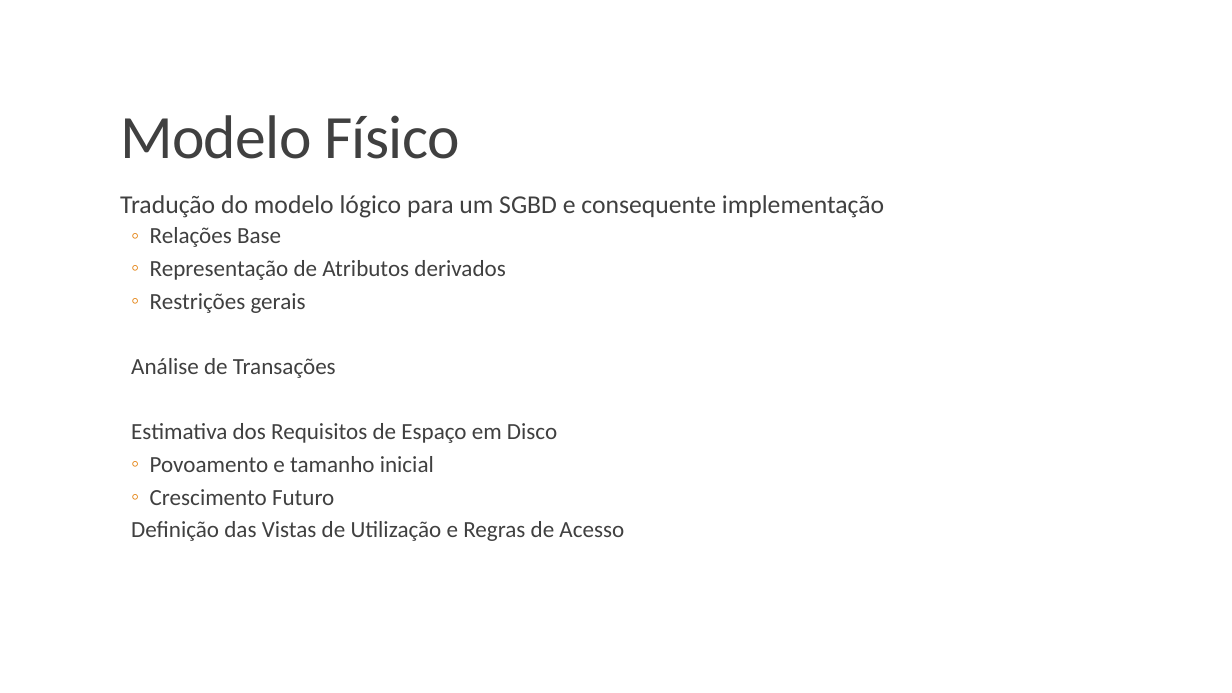
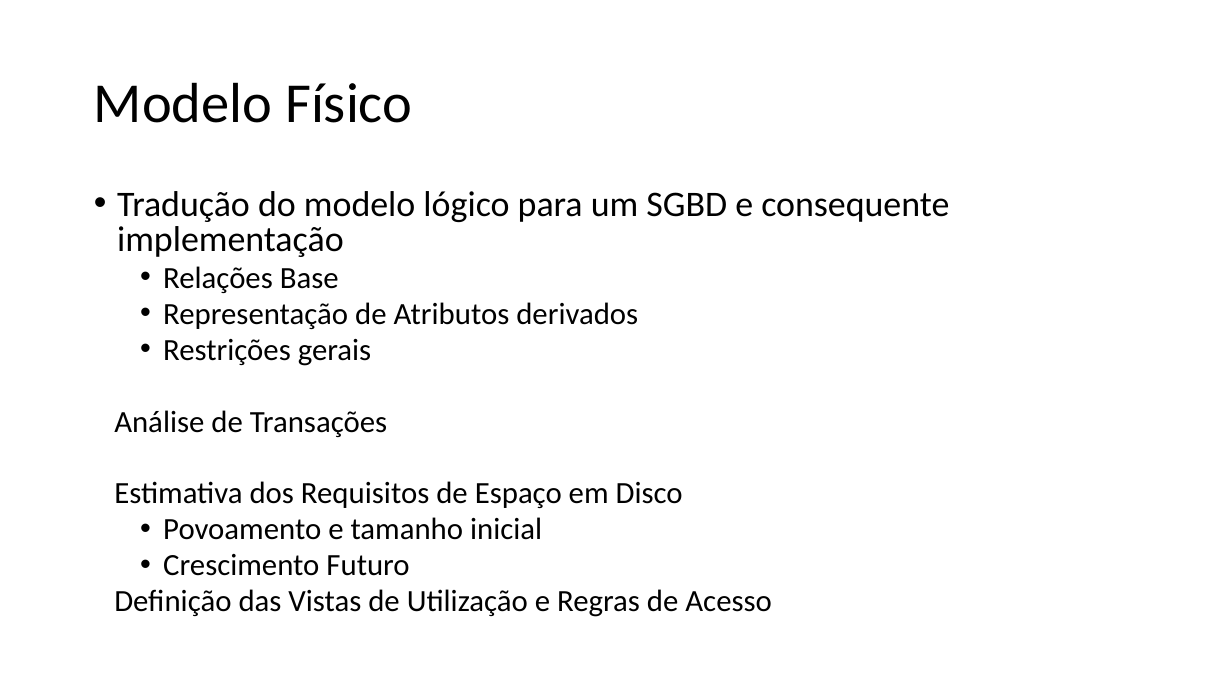
Before and after one commit to b-p3r/BD-1516, a slide deck: slide 24 of begininPP.pptx (slide 14 before the commit). Drawn at 1232x693 pixels with LibreOffice and Linux fonts; fonts in the diff are those of the drawing. Boxes give left, top, right and bottom in pixels: in the first picture for what was removed or moved away, otherwise in the second. Text is boxed around its words. In the diff, an @@ line names an element or a change of style, - is before the commit and + after.

Commit message:
submete modelo conceptual e capa + cenas

```diff
--- a/begininPP.pptx
+++ b/begininPP.pptx
@@ title "Modelo Físico": place and size @@
-title "Modelo Físico" at bbox=[120, 115, 459, 159]
+title "Modelo Físico" at bbox=[94, 82, 412, 123]
@@ title "Modelo Físico" at bbox=[94, 82, 412, 123]: size 48 to 44 pt, text colour #404040 to #000000, letter spacing -0.5 to 0 pt; line spacing 0.85 to 0.9; vertical alignment bottom to middle @@
@@ text "Tradução do modelo lógico para ..." at bbox=[114, 191, 949, 617]: size 20 to 28 pt in "Tradução do modelo lógico para um SGBD ..."; text colour #404040 to #000000; size 18 to 24 pt in "Relações Base", "Representação de Atributos derivados", "Restrições gerais", "Análise de Transações" and 4 more places; bullet   to •; line spacing 0.9 to 0.8; less space between paragraphs; bullet ◦ to • @@
```
Also in this commit, not shown: 9 other slides changed, 12 slides added, 2 slides removed.
